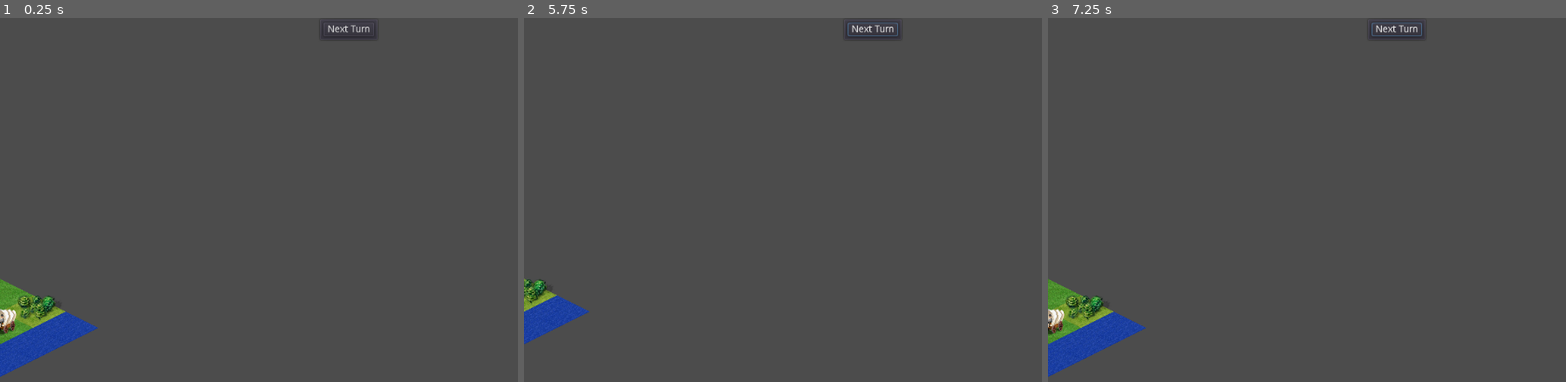
Above: before the commit, frames 1-3 (left to right).
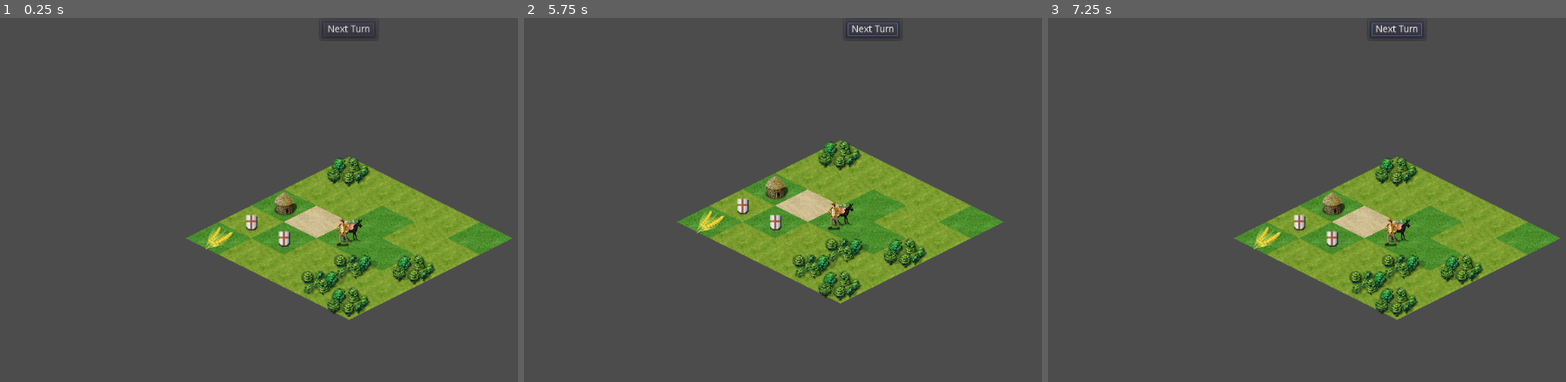
Above: after the commit, the same moments.

Repository: burdockcascade/gociv
Game: Godot game, scene res://src/Main.tscn
The game is run twice, just before and just after one commit, with the same random seed, the same clock (stepped at 60 frames per second) and the same inputs.
Inputs (mouse positions are in pixels of both pictures, inside the frame that each line leads up to):
- Up to frame 1 (0.25 s): no input
- Up to frame 2 (5.75 s): click "Next Turn" at 0.5 s; click "Next Turn" at 1.25 s; tap Enter at 2, 3.5, 5 s; move the mouse to (1026, 200) at 2.02 s; hold Right (ui_right) 2.03-2.75 s; hold B (unit_action_build) 2.03-2.75 s; click (1026, 200) at 2.17 s; tap Space at 2.75, 4.25 s; drag from (731, 243) to (839, 301) at 2.77 s; move the mouse to (943, 130) at 3.52 s; hold Right (ui_right) 3.53-4.25 s; hold B (unit_action_build) 3.53-4.25 s; drag from (839, 301) to (663, 159) at 4.27 s; move the mouse to (outside the picture) at 5.02 s; hold Left (ui_left) from 5.03 s (still down); hold B (unit_action_build) from 5.03 s (still down); tap { (map_scroll_left) at 5.65 s
- Up to frame 3 (7.25 s): release Left (ui_left) at 5.75 s; release B (unit_action_build) at 5.75 s; drag from (1187, 159) to (1291, 119) at 5.77 s; tap Space at 6.5 s; move the mouse to (1431, 221) at 6.52 s; hold Down (ui_down) from 6.53 s (still down); hold B (unit_action_build) from 6.53 s (still down); click (1431, 221) at 6.67 s; tap } (map_scroll_right) at 7.15 s

The runs differ from the first frame. In frame 1, 17% of the frame differs, in the area x 0-99%, y 38-99%; in frame 2, 15%; in frame 3, 17%.

Commit message:
major code refactor for map

Diff:
--- a/project.godot
+++ b/project.godot
@@ -9,19 +9,25 @@
 config_version=4
 
 _global_script_classes=[ {
-"base": "Reference",
-"class": "MapConstants",
+"base": "Node2D",
+"class": "Map",
 "language": "GDScript",
-"path": "res://src/map/MapConstants.gd"
+"path": "res://src/map/Map.gd"
 }, {
 "base": "Reference",
 "class": "NoiseMapGen",
 "language": "GDScript",
 "path": "res://src/map/NoiseMapGen.gd"
+}, {
+"base": "Reference",
+"class": "WorldMap",
+"language": "GDScript",
+"path": "res://src/map/WorldMap.gd"
 } ]
 _global_script_class_icons={
-"MapConstants": "",
-"NoiseMapGen": ""
+"Map": "",
+"NoiseMapGen": "",
+"WorldMap": ""
 }
 
 [application]
@@ -31,7 +37,6 @@
 
 [autoload]
 
-Game="*res://src/global/Game.gd"
 Events="*res://src/global/Events.gd"
 
 [debug]
--- a/src/Main.tscn
+++ b/src/Main.tscn
@@ -9,15 +9,14 @@
 
 [node name="Main" type="Node"]
 
-[node name="MainCamera" type="Camera2D" parent="."]
-anchor_mode = 0
+[node name="World" type="Node2D" parent="."]
+script = ExtResource( 5 )
+
+[node name="MainCamera" type="Camera2D" parent="World"]
 current = true
 script = ExtResource( 4 )
 min_zoom = 1.0
 zoom_increment = 0.1
-
-[node name="World" type="Node2D" parent="."]
-script = ExtResource( 5 )
 
 [node name="Map" type="Node2D" parent="World"]
 script = ExtResource( 8 )
--- a/src/World.gd
+++ b/src/World.gd
@@ -1,5 +1,6 @@
 extends Node2D
 
+onready var camera: Camera2D = $MainCamera
 onready var map: Node2D = $Map
 
 const MAPSIZE_LARGE: Vector2 = Vector2(128, 128)
@@ -14,10 +15,15 @@
 	# generate map
 	map.new_map(MAPSIZE_TEST)
 
+	# start position for player
+	var startpos = map.get_player_start_location()
+
 	# add unit to map
-	map.add_unit("caravan", map.random_land_tile())
-	map.add_unit("transporter", map.random_sea_tile())
-	map.add_unit("explorer", map.random_land_tile())
+	var unit = map.add_unit("explorer", startpos)
+
+	camera.position = unit.position
+
+
 
 
 
--- a/src/global/Game.gd
+++ /dev/null
@@ -1,23 +0,0 @@
-extends Node
-
-var mapsize: Vector2
-var mapdata: Dictionary
-var landnav: AStar2D
-var waternav: AStar2D
-
-var settings: Dictionary = {
-	show_all_map = true
-}
-
-func _ready() -> void:
-	reset()
-
-func reset() -> void:
-
-	mapdata = {}
-	landnav = AStar2D.new()
-	waternav = AStar2D.new()
-
-
-func map_wrap(pos: Vector2):
-	return Vector2(wrapi(pos.x, 0, Game.mapsize.x), pos.y)
--- a/src/map/Map.gd
+++ b/src/map/Map.gd
@@ -1,4 +1,5 @@
 extends Node2D
+class_name Map
 
 onready var terrain: TileMap = $Terrain
 onready var terrain2: TileMap = $Terrain2
@@ -6,6 +7,8 @@
 onready var units: Node2D = $Units
 
 var active_unit: Node2D
+
+var worldmap: WorldMap
 
 ####################################################################################################
 ## Ready
@@ -16,11 +19,8 @@
 
 func new_map(size: Vector2) -> void:
 
-	Game.mapsize = size
-
 	# generate map
-	var mapgen = NoiseMapGen.new()
-	Game.mapdata = mapgen.generate(size)
+	worldmap = NoiseMapGen.new().generate(size)
 
 	draw_map()
 
@@ -81,7 +81,7 @@
 
 func cheat_see_all_map() -> void:
 	prints("CHEAT", "Show All Map")
-	for mapd in Game.mapdata.values():
+	for mapd in worldmap.data.values():
 		mapd.visible = true
 
 	draw_map()
@@ -92,8 +92,8 @@
 func scroll_map(direction: Vector2) -> void:
 
 	# update mapv with new cellv
-	for mapd in Game.mapdata.values():
-		mapd.cellv.x = wrapi(mapd.cellv.x + direction.x, 0, Game.mapsize.x)
+	for mapd in worldmap.data.values():
+		mapd.cellv = worldmap.wrap(mapd.cellv + direction)
 
 	# update tiles with new position
 	draw_map()
@@ -109,9 +109,8 @@
 	resources.clear()
 
 	# paint map
-	for mapv in Game.mapdata:
+	for mapd in worldmap.data.values():
 
-		var mapd: Dictionary = Game.mapdata[mapv]
 		var cellv: Vector2 = mapd.cellv
 
 		# update world position for mapv
@@ -133,7 +132,11 @@
 		# paint fog
 
 
+####################################################################################################
+## Player
 
+func get_player_start_location() -> Vector2:
+	return worldmap.random_land_tile()
 
 ####################################################################################################
 ## Units
@@ -156,33 +159,13 @@
 
 	var u: Node2D = load(unit[id].scene).instance()
 
+	# set worldmap.data
+	u.worldmap = worldmap
+
+	# position
 	u.put_at_mapv(mapv)
 
 	# add
 	units.add_child(u)
 
 	return u
-
-####################################################################################################
-## PUBLIC FUNCTIONS
-
-func any_random_tile() -> Vector2:
-	return _find_random_tile(true, true)
-
-func random_land_tile() -> Vector2:
-	return _find_random_tile(true, false)
-
-func random_sea_tile() -> Vector2:
-	return _find_random_tile(false, true)
-
-func _find_random_tile(land: bool, water: bool) -> Vector2:
-
-	var rng: RandomNumberGenerator = RandomNumberGenerator.new()
-	rng.randomize()
-
-	while true:
-		var v = Vector2(rng.randi_range(0, Game.mapsize.x-1), rng.randi_range(1, Game.mapsize.y-2))
-		if Game.mapdata[v].is_land == land and Game.mapdata[v].is_water == water:
-			return v
-
-	return Vector2.ONE
--- a/src/map/MapConstants.gd
+++ /dev/null
@@ -1,77 +0,0 @@
-class_name MapConstants
-
-# order is important
-enum TILE {
-
-	SHALLOW_OCEAN,
-	DEEP_OCEAN,
-	DESERT,
-	PLAINS,
-	GRASSLAND,
-	FOREST,
-	HILLS,
-	MOUNTAINS,
-	TUNDRA,
-	ARCTIC,
-	SWAMP,
-	JUNGLE,
-
-}
-
-# order is important
-enum TERRAIN2 {
-
-	SMALL_FOREST = 49
-	MEDIUM_FOREST
-	LARGE_FOREST
-
-}
-
-# order is important
-enum RESOURCE {
-
-	OASIS, # 0
-	OIL,
-	OILRIG
-	BUFFALO,
-	WHEAT,
-	IRIGATION,
-	PHEASENT,
-	SILK,
-	FARMLAND,
-	COAL,
-	WINE, # 10
-	MINING,
-	GOLD,
-	IRON,
-	POLLUTION,
-	TUNDRA_GAME,
-	FURS,
-	VILLAGE,
-	IVORY,
-	ARCTIC_OIL,
-	FALLOUT, # 20
-	PEAT,
-	SPICE,
-	OIL_PLATFORM,
-	GEMS,
-	FRUIT,
-	FISH,
-	WHALES,
-	SEALS,
-	FOREST_GAME,
-	HORSES, # 30
-	SHEILD
-
-}
-
-const NEIGHBOURS = [
-	Vector2.UP,
-	Vector2.UP + Vector2.RIGHT,
-	Vector2.RIGHT,
-	Vector2.DOWN + Vector2.RIGHT,
-	Vector2.DOWN,
-	Vector2.DOWN + Vector2.LEFT,
-	Vector2.LEFT,
-	Vector2.UP + Vector2.LEFT
-]
--- a/src/map/NoiseMapGen.gd
+++ b/src/map/NoiseMapGen.gd
@@ -9,15 +9,14 @@
 }
 
 var tile_height: Dictionary = {
-	HEIGHT.DEEP_SEA : MapConstants.TILE.SHALLOW_OCEAN,
-	HEIGHT.SHALLOW_OCEAN : MapConstants.TILE.SHALLOW_OCEAN,
-	HEIGHT.FLATLAND : MapConstants.TILE.GRASSLAND,
-	HEIGHT.HILL : MapConstants.TILE.HILLS,
-	HEIGHT.MOUNTAIN : MapConstants.TILE.MOUNTAINS
+	HEIGHT.DEEP_SEA : WorldMap.TILE.SHALLOW_OCEAN,
+	HEIGHT.SHALLOW_OCEAN : WorldMap.TILE.SHALLOW_OCEAN,
+	HEIGHT.FLATLAND : WorldMap.TILE.GRASSLAND,
+	HEIGHT.HILL : WorldMap.TILE.HILLS,
+	HEIGHT.MOUNTAIN : WorldMap.TILE.MOUNTAINS
 }
 
-var mapdata: Dictionary = {}
-var mapsize: Vector2
+var worldmap: WorldMap
 
 ####################################################################################################
 ## MAP GENERATOR
@@ -25,9 +24,11 @@
 var rng: RandomNumberGenerator = RandomNumberGenerator.new()
 var noise: OpenSimplexNoise = OpenSimplexNoise.new()
 
-func generate(dim: Vector2) -> Dictionary:
+func generate(dim: Vector2) -> WorldMap:
 
-	mapsize = dim
+	worldmap = WorldMap.new()
+
+	worldmap.dimension = dim
 
 	randomize()
 
@@ -80,24 +81,24 @@
 
 			# set tundra
 #			if (y < 3 or y > dim.x-3):
-#				cd.tile = MapConstants.TILE.TUNDRA
+#				cd.tile = WorldMap.TILE.TUNDRA
 
 			# set ice caps
 			if y == 0 or y == dim.y-1:
-				mapd.tile = MapConstants.TILE.ARCTIC
+				mapd.tile = WorldMap.TILE.ARCTIC
 
 
 			# set hills & mountains
-			if mapd.height == HEIGHT.HILL and mapd.tile != MapConstants.TILE.ARCTIC:
+			if mapd.height == HEIGHT.HILL and mapd.tile != WorldMap.TILE.ARCTIC:
 				mapd.terrain2 = 0
 				mapd.travel_cost = 1
-			elif mapd.height == HEIGHT.MOUNTAIN and mapd.tile != MapConstants.TILE.ARCTIC:
-				mapd.terrain2 = MapConstants.RESOURCE.TUNDRA_GAME
-			elif mapd.tile == MapConstants.TILE.FOREST:
+			elif mapd.height == HEIGHT.MOUNTAIN and mapd.tile != WorldMap.TILE.ARCTIC:
+				mapd.terrain2 = WorldMap.RESOURCE.TUNDRA_GAME
+			elif mapd.tile == WorldMap.TILE.FOREST:
 				mapd.terrain2 = add_random_trees(v)
 
 			# is water tile
-			mapd.is_water = (mapd.tile == MapConstants.TILE.DEEP_OCEAN) or (mapd.tile == MapConstants.TILE.SHALLOW_OCEAN)
+			mapd.is_water = (mapd.tile == WorldMap.TILE.DEEP_OCEAN) or (mapd.tile == WorldMap.TILE.SHALLOW_OCEAN)
 
 			# is land tile
 			mapd.is_land = !mapd.is_water
@@ -105,22 +106,22 @@
 			# resources
 			mapd.resource = add_random_resource(v, mapd.tile)
 
-			mapdata[v] = mapd
+			worldmap.data[v] = mapd
 
-	return mapdata
+	return worldmap
 
 
 func select_random_green_tile(v: Vector2) -> int:
 
-	var t: int = MapConstants.TILE.GRASSLAND
+	var t: int = WorldMap.TILE.GRASSLAND
 
 	# random tile assignment
 	match rng.randi_range(1, 12):
-		1,2,3: t = MapConstants.TILE.PLAINS
-		4,5,6: t = MapConstants.TILE.FOREST
-		8: t = MapConstants.TILE.JUNGLE
-		9: if tile_has_sea_access(v): t = MapConstants.TILE.SWAMP
-		10: if tile_in_middle_third(v): t = MapConstants.TILE.DESERT
+		1,2,3: t = WorldMap.TILE.PLAINS
+		4,5,6: t = WorldMap.TILE.FOREST
+		8: t = WorldMap.TILE.JUNGLE
+		9: if worldmap.tile_has_sea_access(v): t = WorldMap.TILE.SWAMP
+		10: if worldmap.tile_in_middle_third(v): t = WorldMap.TILE.DESERT
 
 	return t
 
@@ -129,9 +130,9 @@
 	var t: int = -1
 
 	match rng.randi_range(1, 3):
-		1: t = MapConstants.TERRAIN2.SMALL_FOREST
-		2: t = MapConstants.TERRAIN2.MEDIUM_FOREST
-		3: t = MapConstants.TERRAIN2.LARGE_FOREST
+		1: t = WorldMap.TERRAIN2.SMALL_FOREST
+		2: t = WorldMap.TERRAIN2.MEDIUM_FOREST
+		3: t = WorldMap.TERRAIN2.LARGE_FOREST
 
 	return t
 
@@ -143,81 +144,55 @@
 	# set resources
 	match t:
 
-		MapConstants.TILE.TUNDRA:
+		WorldMap.TILE.TUNDRA:
 			match rng.randi_range(1, 100):
-				1: r = MapConstants.RESOURCE.TUNDRA_GAME
-				2: r = MapConstants.RESOURCE.ARCTIC_OIL
-				3: r = MapConstants.RESOURCE.SEALS
-				4: r = MapConstants.RESOURCE.IVORY
-				5: r = MapConstants.RESOURCE.FURS
+				1: r = WorldMap.RESOURCE.TUNDRA_GAME
+				2: r = WorldMap.RESOURCE.ARCTIC_OIL
+				3: r = WorldMap.RESOURCE.SEALS
+				4: r = WorldMap.RESOURCE.IVORY
+				5: r = WorldMap.RESOURCE.FURS
 
-		MapConstants.TILE.PLAINS, MapConstants.TILE.GRASSLAND:
+		WorldMap.TILE.PLAINS, WorldMap.TILE.GRASSLAND:
 			match rng.randi_range(1, 80):
-				1: r = MapConstants.RESOURCE.HORSES
-				2: r = MapConstants.RESOURCE.BUFFALO
-				3: r = MapConstants.RESOURCE.WHEAT
-				4: r = MapConstants.RESOURCE.SHEILD
-				5: r = MapConstants.RESOURCE.VILLAGE
+				1: r = WorldMap.RESOURCE.HORSES
+				2: r = WorldMap.RESOURCE.BUFFALO
+				3: r = WorldMap.RESOURCE.WHEAT
+				4: r = WorldMap.RESOURCE.SHEILD
+				5: r = WorldMap.RESOURCE.VILLAGE
 
-		MapConstants.TILE.FOREST:
+		WorldMap.TILE.FOREST:
 			match rng.randi_range(1, 30):
-				1: r = MapConstants.RESOURCE.SILK
-				2: r = MapConstants.RESOURCE.VILLAGE
+				1: r = WorldMap.RESOURCE.SILK
+				2: r = WorldMap.RESOURCE.VILLAGE
 
-		MapConstants.TILE.DESERT:
+		WorldMap.TILE.DESERT:
 			match rng.randi_range(1, 30):
-				1: r = MapConstants.RESOURCE.OIL
-				2: r = MapConstants.RESOURCE.OASIS
+				1: r = WorldMap.RESOURCE.OIL
+				2: r = WorldMap.RESOURCE.OASIS
 
-		MapConstants.TILE.HILLS:
+		WorldMap.TILE.HILLS:
 			match rng.randi_range(1, 20):
-				3: r = MapConstants.RESOURCE.COAL
-				4: r = MapConstants.RESOURCE.WINE
+				3: r = WorldMap.RESOURCE.COAL
+				4: r = WorldMap.RESOURCE.WINE
 
-		MapConstants.TILE.MOUNTAINS:
+		WorldMap.TILE.MOUNTAINS:
 			match rng.randi_range(1, 10):
-				1: r = MapConstants.RESOURCE.GOLD
-				2: r = MapConstants.RESOURCE.IRON
-				3: r = MapConstants.RESOURCE.COAL
-				4: r = MapConstants.RESOURCE.GEMS
+				1: r = WorldMap.RESOURCE.GOLD
+				2: r = WorldMap.RESOURCE.IRON
+				3: r = WorldMap.RESOURCE.COAL
+				4: r = WorldMap.RESOURCE.GEMS
 
-		MapConstants.TILE.SHALLOW_OCEAN:
+		WorldMap.TILE.SHALLOW_OCEAN:
 			match rng.randi_range(1, 100):
-				1:  r = MapConstants.RESOURCE.FISH
-				2:  r = MapConstants.RESOURCE.WHALES
+				1:  r = WorldMap.RESOURCE.FISH
+				2:  r = WorldMap.RESOURCE.WHALES
 
-		MapConstants.TILE.JUNGLE:
+		WorldMap.TILE.JUNGLE:
 			match rng.randi_range(1, 10):
-				1: r = MapConstants.RESOURCE.SPICE
+				1: r = WorldMap.RESOURCE.SPICE
 
-		MapConstants.TILE.SWAMP:
+		WorldMap.TILE.SWAMP:
 			match rng.randi_range(1, 10):
-				1: r = MapConstants.RESOURCE.PEAT
+				1: r = WorldMap.RESOURCE.PEAT
 
 	return r
-
-####################################################################################################
-## HELPER FUNCTIONS
-
-func tile_has_land_access(v: Vector2) -> bool:
-	for n in MapConstants.NEIGHBOURS:
-		if mapdata.has(v + n) and mapdata[v + n].is_land:
-			return true
-
-	return false
-
-func tile_has_sea_access(v: Vector2) -> bool:
-	for n in MapConstants.NEIGHBOURS:
-		if mapdata.has(v + n) and mapdata[v + n].is_water:
-			return true
-
-	return false
-
-func tile_in_top_third(v: Vector2) -> bool:
-	return v.y < mapsize.y/3
-
-func tile_in_lower_third(v) -> bool:
-	return v.y > (mapsize.y/3) * 2
-
-func tile_in_middle_third(v) -> bool:
-	return !tile_in_top_third(v) and !tile_in_lower_third(v)
--- /dev/null
+++ b/src/map/WorldMap.gd
@@ -0,0 +1,137 @@
+class_name WorldMap
+
+####################################################################################################
+## Enums
+
+# order is important
+enum TILE {
+
+	SHALLOW_OCEAN,
+	DEEP_OCEAN,
+	DESERT,
+	PLAINS,
+	GRASSLAND,
+	FOREST,
+	HILLS,
+	MOUNTAINS,
+	TUNDRA,
+	ARCTIC,
+	SWAMP,
+	JUNGLE,
+
+}
+
+# order is important
+enum TERRAIN2 {
+
+	SMALL_FOREST = 49
+	MEDIUM_FOREST
+	LARGE_FOREST
+
+}
+
+# order is important
+enum RESOURCE {
+
+	OASIS, # 0
+	OIL,
+	OILRIG
+	BUFFALO,
+	WHEAT,
+	IRIGATION,
+	PHEASENT,
+	SILK,
+	FARMLAND,
+	COAL,
+	WINE, # 10
+	MINING,
+	GOLD,
+	IRON,
+	POLLUTION,
+	TUNDRA_GAME,
+	FURS,
+	VILLAGE,
+	IVORY,
+	ARCTIC_OIL,
+	FALLOUT, # 20
+	PEAT,
+	SPICE,
+	OIL_PLATFORM,
+	GEMS,
+	FRUIT,
+	FISH,
+	WHALES,
+	SEALS,
+	FOREST_GAME,
+	HORSES, # 30
+	SHEILD
+
+}
+
+const NEIGHBOURS = [
+	Vector2.UP,
+	Vector2.UP + Vector2.RIGHT,
+	Vector2.RIGHT,
+	Vector2.DOWN + Vector2.RIGHT,
+	Vector2.DOWN,
+	Vector2.DOWN + Vector2.LEFT,
+	Vector2.LEFT,
+	Vector2.UP + Vector2.LEFT
+]
+
+####################################################################################################
+## Map variables
+
+var dimension: Vector2 = Vector2.ZERO
+var data: Dictionary = {}
+
+####################################################################################################
+## Public Functions
+
+func any_random_tile() -> Vector2:
+	return _find_random_tile(true, true)
+
+func random_land_tile() -> Vector2:
+	return _find_random_tile(true, false)
+
+func random_sea_tile() -> Vector2:
+	return _find_random_tile(false, true)
+
+func _find_random_tile(land: bool, water: bool) -> Vector2:
+
+	var rng: RandomNumberGenerator = RandomNumberGenerator.new()
+	rng.randomize()
+
+	while true:
+		var v = Vector2(rng.randi_range(0, dimension.x-1), rng.randi_range(1, dimension.y-2))
+		if data[v].is_land == land and data[v].is_water == water:
+			return v
+
+	return Vector2.ONE
+
+func wrap(pos: Vector2) -> Vector2:
+	return Vector2(wrapi(pos.x, 0, dimension.x), clamp(pos.y, 0, dimension.y))
+
+
+func tile_has_land_access(v: Vector2) -> bool:
+	for n in NEIGHBOURS:
+		if data.has(v + n) and data[v + n].is_land:
+			return true
+
+	return false
+
+func tile_has_sea_access(v: Vector2) -> bool:
+	for n in NEIGHBOURS:
+		if data.has(v + n) and data[v + n].is_water:
+			return true
+
+	return false
+
+func tile_in_top_third(v: Vector2) -> bool:
+	return v.y < dimension.y/3
+
+func tile_in_lower_third(v: Vector2) -> bool:
+	return v.y > (dimension.y/3) * 2
+
+func tile_in_middle_third(v: Vector2) -> bool:
+	return !tile_in_top_third(v) and !tile_in_lower_third(v)
--- a/src/units/Unit.gd
+++ b/src/units/Unit.gd
@@ -37,6 +37,8 @@
 var current_travel: int = 0
 
 var active: bool = false
+
+var worldmap: WorldMap
 
 ####################################################################################################
 ## Unit
@@ -82,18 +84,15 @@
 
 func explore_movement() -> void:
 
-	for n in MapConstants.NEIGHBOURS:
+	for n in WorldMap.NEIGHBOURS:
 
 		if not can_move:
 			return
 
-		var neighbour_mapv = current_mapv + n
-
-		# wrap
-		neighbour_mapv = Vector2(wrapi(neighbour_mapv.x, 0, Game.mapsize.x), neighbour_mapv.y)
+		var neighbour_mapv = worldmap.wrap(current_mapv + n)
 
 		# skip if mapv doesn't exist
-		if not Game.mapdata.has(neighbour_mapv):
+		if not worldmap.data.has(neighbour_mapv):
 			continue
 
 		# skip if cant move to tile
@@ -101,7 +100,7 @@
 			continue
 
 		# skip if explored
-		if Game.mapdata[neighbour_mapv].explored:
+		if worldmap.data[neighbour_mapv].explored:
 			continue
 
 		# end if movement successfuk
@@ -117,12 +116,12 @@
 	if not can_move:
 		return false
 
-	var dest_mapv = Vector2(wrapi(current_mapv.x + direction.x, 0, Game.mapsize.x), current_mapv.y + direction.y)
+	var dest_mapv = worldmap.wrap(current_mapv + direction)
 
 	return move_to_mapv(dest_mapv)
 
 func can_move_to_mapv(dest_mapv) -> bool:
-	return Game.mapdata[dest_mapv].is_land == over_land or Game.mapdata[dest_mapv].is_water == over_water
+	return worldmap.data[dest_mapv].is_land == over_land or worldmap.data[dest_mapv].is_water == over_water
 
 func move_to_mapv(new_mapv: Vector2) -> bool:
 
@@ -132,14 +131,11 @@
 		print("no more travel")
 		return false
 
-	if not Game.mapdata.has(new_mapv):
-		return false
-
 	if not can_move_to_mapv(new_mapv):
 		return false
 
 	var old_mapv: Vector2 = current_mapv
-	var old_mapd: Dictionary = Game.mapdata[old_mapv]
+	var old_mapd: Dictionary = worldmap.data[old_mapv]
 
 	# remove from group
 	remove_from_group("mapv_" + str(old_mapv))
@@ -160,31 +156,31 @@
 func put_at_mapv(mapv: Vector2) -> void:
 
 	# wrap if outside map boundary
-	mapv = Game.map_wrap(mapv)
+	mapv = worldmap.wrap(mapv)
 
 	# set position of unit
 	current_mapv = mapv
 	draw_unit()
 
 	# update map if newly explored
-	if not Game.mapdata[mapv].explored:
+	if not worldmap.data[mapv].explored:
 
 		# this mapv is explored
-		Game.mapdata[mapv].explored = true
+		worldmap.data[mapv].explored = true
 
 		# these mapvs are now visible but not explored
 		for x in range(mapv.x - visibility, mapv.x + visibility + 1):
 			for y in range(mapv.y - visibility, mapv.y + visibility + 1):
-				var wrapv = Game.map_wrap(Vector2(x, y))
-				if Game.mapdata.has(wrapv):
-					Game.mapdata[wrapv].visible = true
+				var wrapv = worldmap.wrap(Vector2(x, y))
+				if worldmap.data.has(wrapv):
+					worldmap.data[wrapv].visible = true
 
 		# redraw map
 		Events.emit_signal("map_updated")
 
 	# add to group
 	add_to_group("mapv_" + str(mapv))
-	Game.mapdata[mapv].units.append(self)
+	worldmap.data[mapv].units.append(self)
 
 func draw_unit() -> void:
-	position = Game.mapdata[current_mapv].worldv
+	position = worldmap.data[current_mapv].worldv
